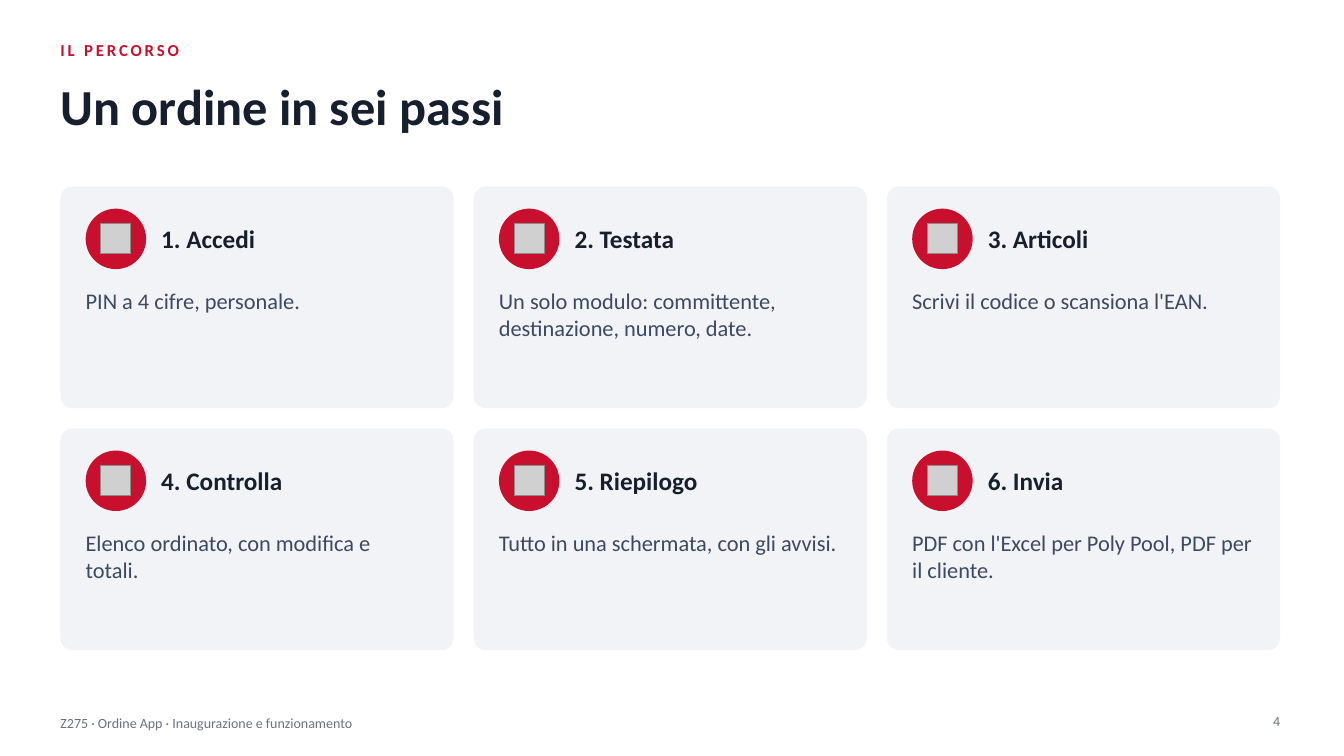
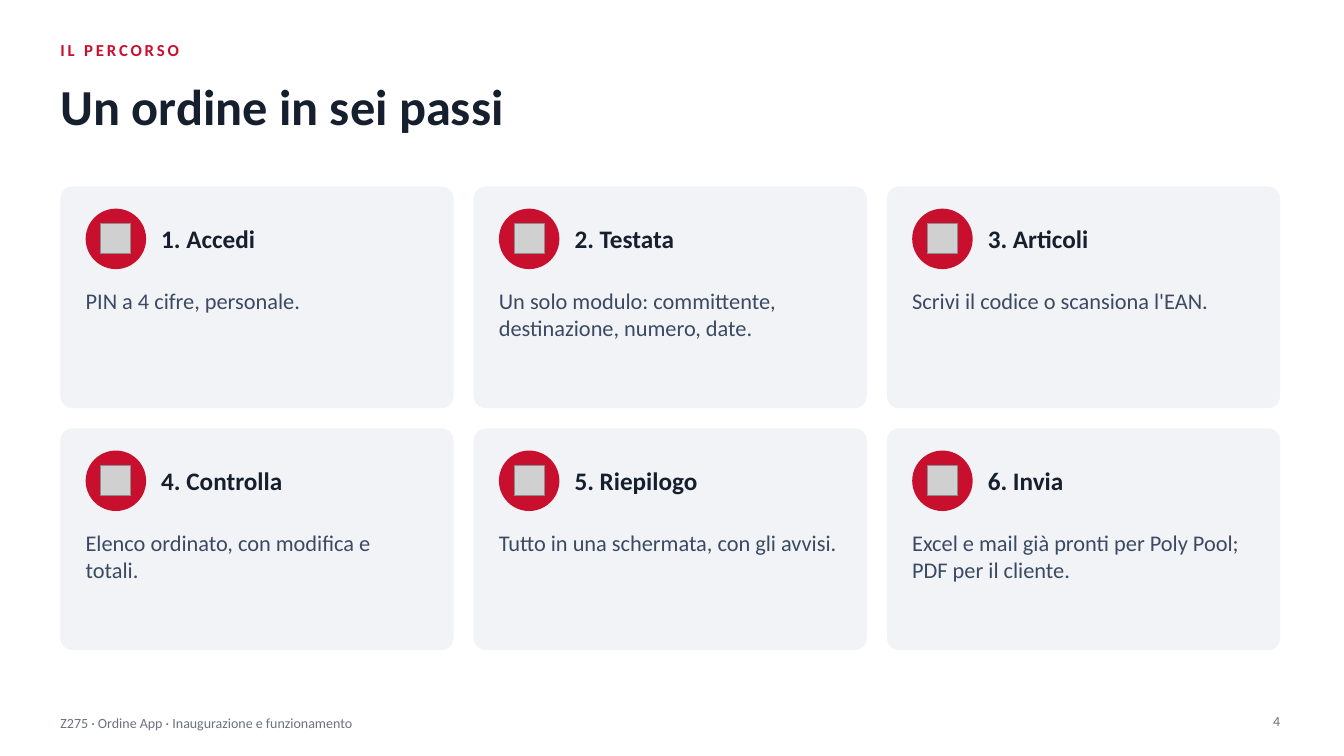
Before and after one commit to PPparre/Z275_App_Ordine, a slide deck: slide 4 of Z275_Presentazione.pptx. Drawn at 1344x756 pixels with LibreOffice and Linux fonts; fonts in the diff are those of the drawing; grey boxes stand for pictures. Boxes give left, top, right and bottom in pixels: in the first picture for what was removed or moved away, otherwise in the second. Text is boxed around its words. In the diff, an @@ line names an element or a change of style, - is before the commit and + after.

```diff
--- a/Z275_Presentazione.pptx
+++ b/Z275_Presentazione.pptx
@@ text at [912, 535, 1239, 582]: text changed @@
-PDF con l'Excel per Poly Pool, PDF per il cliente.
+Excel e mail già pronti per Poly Pool; PDF per il cliente.
```
Also in this commit, not shown: 8 other slides changed, 1 slide removed, 4 other files.
